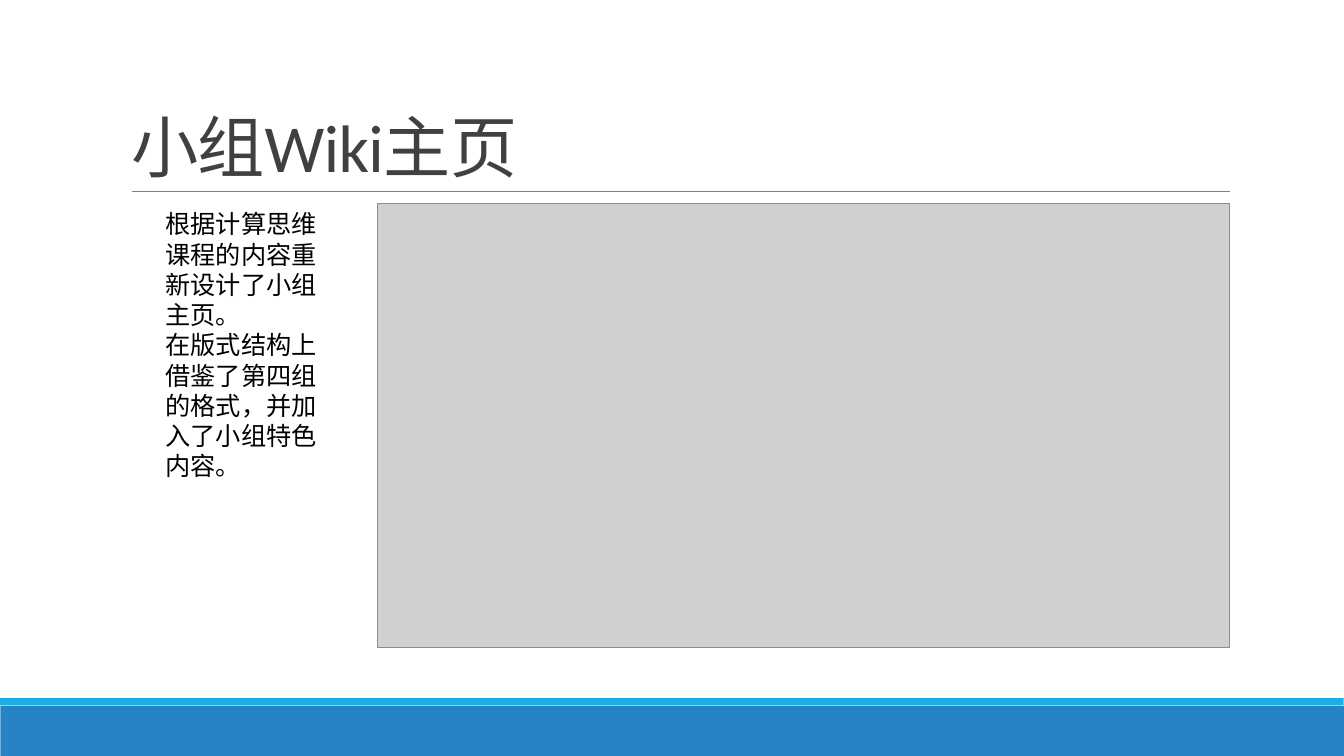
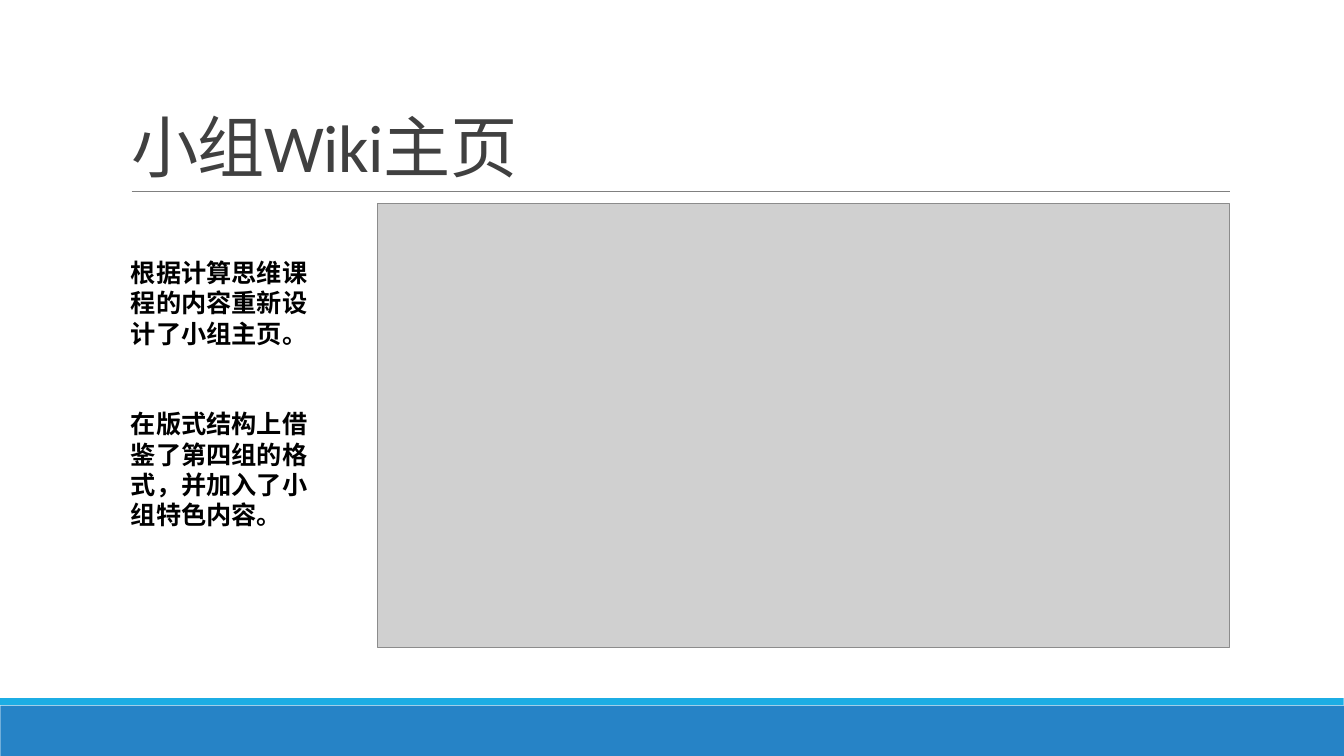
Before and after one commit to jisuansiwei2017/SDCT-2017-Fall, a slide deck: slide 8 of weekly_report/group3/week3.pptx. Drawn at 1344x756 pixels with LibreOffice and Linux fonts; fonts in the diff are those of the drawing; grey boxes stand for pictures. Boxes give left, top, right and bottom in pixels: in the first picture for what was removed or moved away, otherwise in the second. Text is boxed around its words. In the diff, an @@ line names an element or a change of style, - is before the commit and + after.

```diff
--- a/weekly_report/group3/week3.pptx
+++ b/weekly_report/group3/week3.pptx
@@ text "根据计算思维课程的内容重新设计了小组主页。": place and size @@
-text "根据计算思维课程的内容重新设计了小组主页。" at (165,212,316,477)
+text "根据计算思维课程的内容重新设计了小组主页。" at (131,260,307,527)
@@ text "根据计算思维课程的内容重新设计了小组主页。" at (131,260,307,527): bold on @@
```
Also in this commit, not shown: 3 other slides changed, 2 slides added, 1 slide removed.
